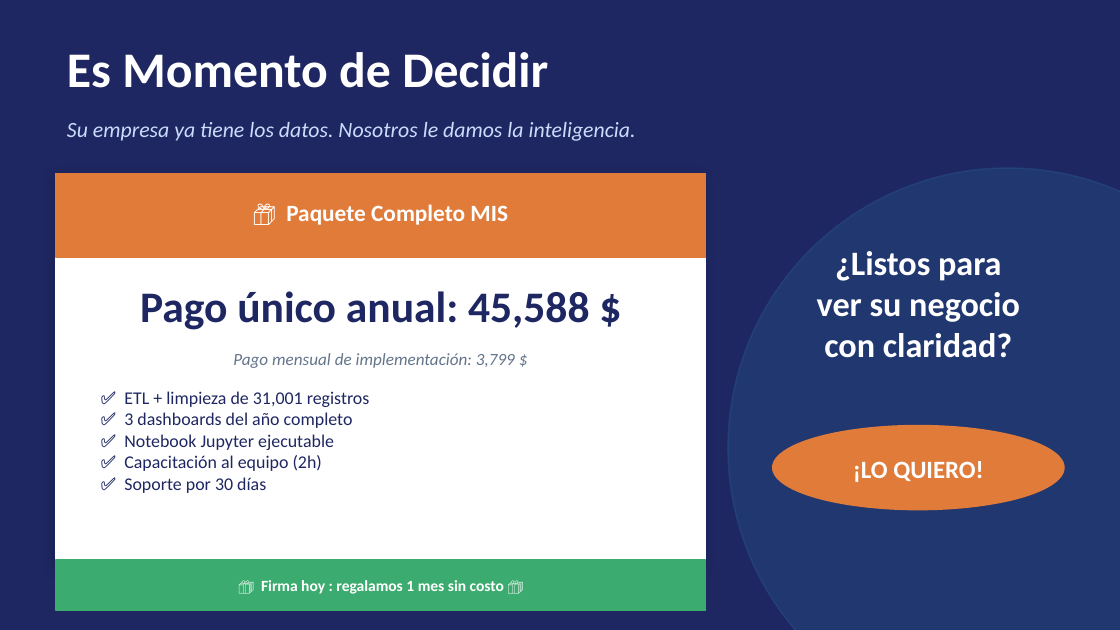
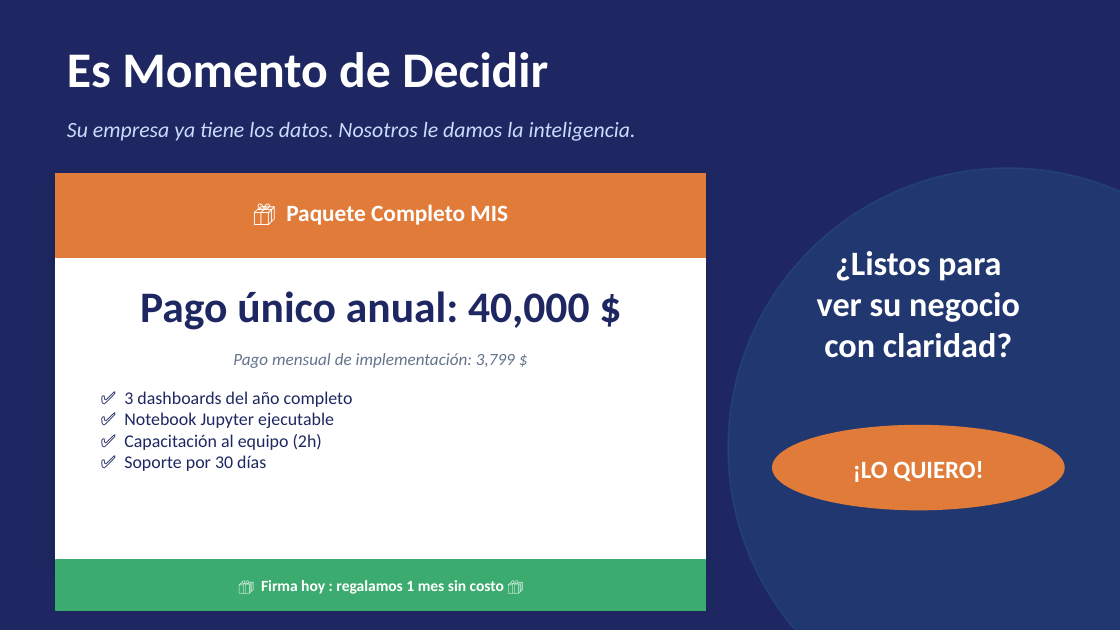
Before and after one commit to Monstymc/Proyecto_1_Sistemas_de_Informacion, a slide deck: slide 8 of Proyecto_MIS/Presentación/Virvuto_Presentacion_MIS (1).pptx. Drawn at 1120x630 pixels with LibreOffice and Linux fonts; fonts in the diff are those of the drawing. Boxes give left, top, right and bottom in pixels: in the first picture for what was removed or moved away, otherwise in the second. Text is boxed around its words. In the diff, an @@ line names an element or a change of style, - is before the commit and + after.

```diff
--- a/Proyecto_MIS/Presentación/Virvuto_Presentacion_MIS (1).pptx
+++ b/Proyecto_MIS/Presentación/Virvuto_Presentacion_MIS (1).pptx
@@ text at (140, 291, 589, 330): text changed @@
-Pago único anual: 45,588 $
+Pago único anual: 40,000 $
@@ text at (124, 391, 370, 407): paragraph removed @@
-✅ ETL + limpieza de 31,001 registros
```
